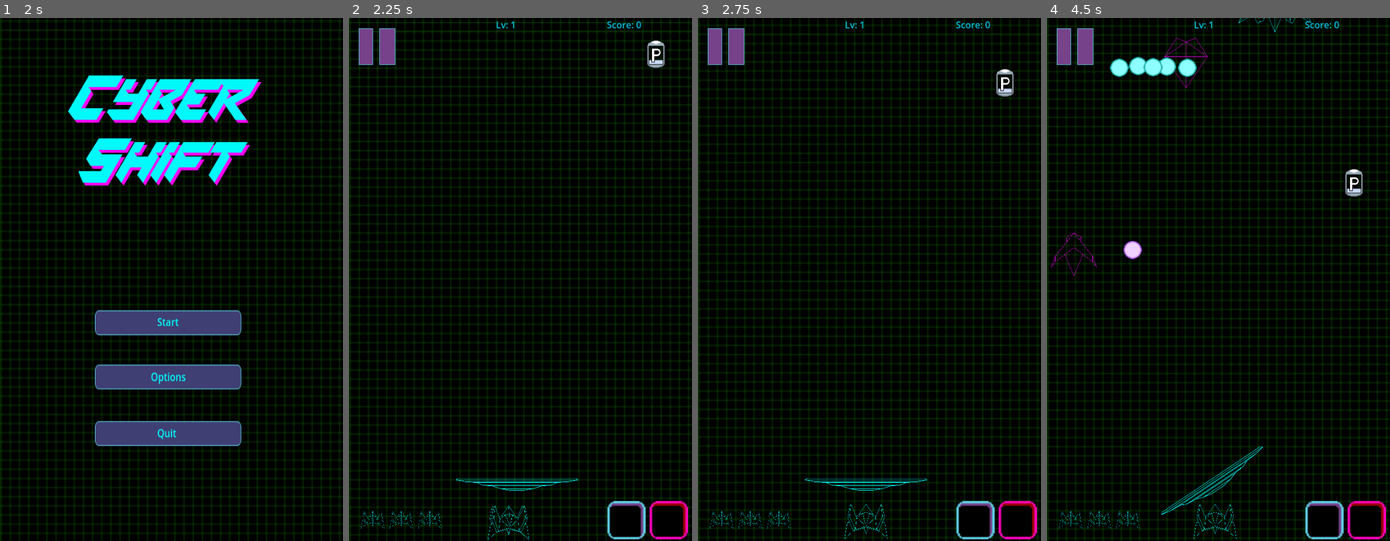
Above: before the commit, frames 1-4 (left to right).
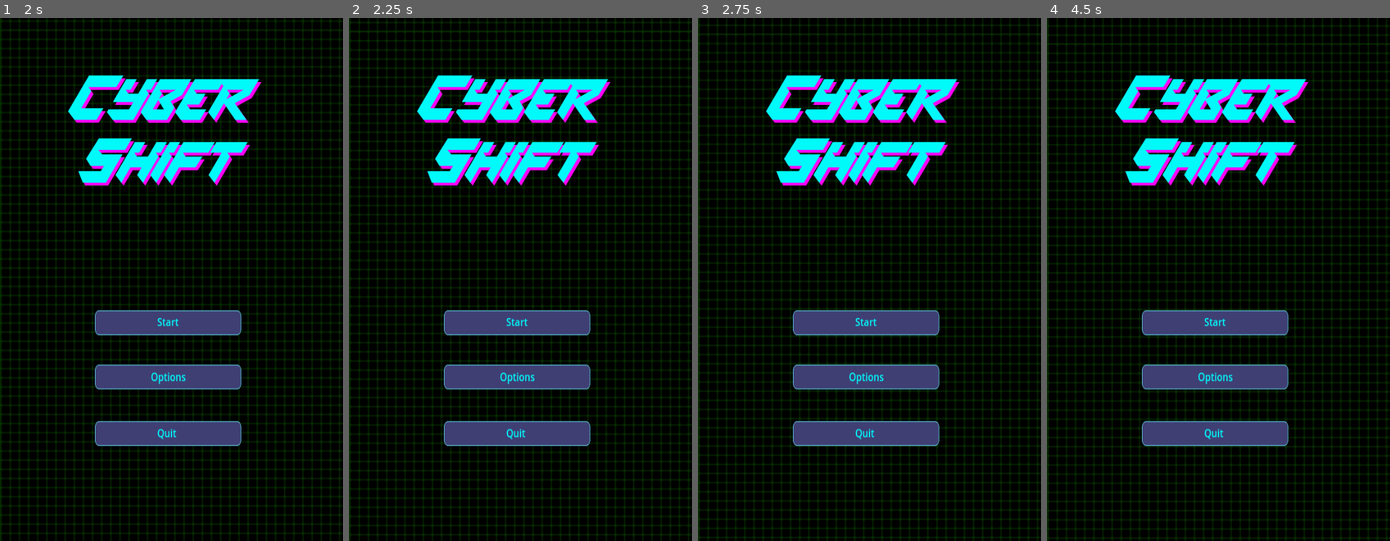
Above: after the commit, the same moments.

Repository: dommie123/Bullet_Hell
Game: Godot game, scene res://nodes/title.tscn
The game is run twice, just before and just after one commit, with the same random seed, the same clock (stepped at 60 frames per second) and the same inputs. Sound files missing from this copy of the repository are replaced by a short silence.
Inputs (mouse positions are in pixels of both pictures, inside the frame that each line leads up to):
- Up to frame 1 (2 s): click "Options" at 0.5 s; click "Back" at 1.25 s
- Up to frame 2 (2.25 s): click "Start" at 2 s
- Up to frame 3 (2.75 s): no input
- Up to frame 4 (4.5 s): click (1215, 326) at 2.75 s, where only the run after the commit has a clickable "Start"; click (1215, 326) at 3.5 s, where only the run after the commit has a clickable "Start"; move the mouse to (1215, 483) at 4.27 s; press the mouse at (1215, 483) at 4.28 s

Frame 1 is identical in both runs. In frame 2, 15% of the frame differs, in the area x 2-99%, y 0-100%; in frame 3, 15%; in frame 4, 16%, in the area x 1-99%, y 0-100%.

Commit message:
SFXs finished!! =D

Diff:
--- a/nodes/player.tscn
+++ b/nodes/player.tscn
@@ -161,6 +161,7 @@
 [node name="AudioStreamPlayer2D" type="AudioStreamPlayer2D" parent="."]
 stream = ExtResource("15_6pw8u")
 volume_db = 15.0
+max_polyphony = 20
 bus = &"Sound Effects"
 
 [node name="SFX_PowerUp" type="AudioStreamPlayer2D" parent="."]
--- a/nodes/title.tscn
+++ b/nodes/title.tscn
@@ -11,6 +11,8 @@
 [ext_resource type="Texture2D" uid="uid://dtydonkxecvho" path="res://assets/UI/CustomSlider.png" id="6_vdesl"]
 [ext_resource type="AudioStream" uid="uid://b6rbi45ry47h7" path="res://assets/Audio/Music/TitleTheme_Edit_1_Export_1.wav" id="7_1u0op"]
 [ext_resource type="Texture2D" uid="uid://dg8efwowr07d8" path="res://assets/UI/CustomSliderHighlighted.png" id="7_6cly8"]
+[ext_resource type="AudioStream" uid="uid://dovx26y8i8cxe" path="res://assets/Audio/SFX/SFX_UI_comfirm.mp3" id="12_wdmif"]
+[ext_resource type="AudioStream" uid="uid://d0qvuh2w12pjr" path="res://assets/Audio/SFX/SFX_UI_move.mp3" id="13_m6vbq"]
 
 [sub_resource type="StyleBoxTexture" id="StyleBoxTexture_qfx6i"]
 texture = ExtResource("6_vdesl")
@@ -315,6 +317,16 @@
 autoplay = true
 bus = &"Music"
 
+[node name="SFX_comfirm" type="AudioStreamPlayer2D" parent="."]
+stream = ExtResource("12_wdmif")
+volume_db = 15.0
+bus = &"Sound Effects"
+
+[node name="SFX_UI_move" type="AudioStreamPlayer2D" parent="."]
+stream = ExtResource("13_m6vbq")
+volume_db = 15.0
+bus = &"Sound Effects"
+
 [connection signal="pressed" from="TitleCanvas/TitleInterface/StartButton" to="." method="_on_start_button_pressed"]
 [connection signal="pressed" from="TitleCanvas/TitleInterface/OptionsButton" to="." method="_on_options_button_pressed"]
 [connection signal="pressed" from="TitleCanvas/TitleInterface/QuitButton" to="." method="_on_quit_button_pressed"]
--- a/scripts/Player.gd
+++ b/scripts/Player.gd
@@ -21,6 +21,7 @@
 @onready var SFX_shift = $SFX_Shift
 @onready var SFX_player_dead = $SFX_player_die
 @onready var SFX_extra_life = $SFX_extra_life
+@onready var reflect_sound: AudioStream = preload("res://assets/Audio/SFX/SFX_reflect_hit.mp3")
 
 enum color {cyan, magenta}#ADDED enumerator used to denote colors throughout the code. Use these when describing a color of enemy, player or bullet
 @export var shipColor : color = color.cyan #what color the ship currently is
@@ -110,9 +111,10 @@
 
 func _on_body_entered(body):
 	# TODO reflect ONLY when color is same as bullet
-	if "Bullet" in body.name:
-		audio_player.play()
-		update_bullet(body)
+	#print(body.name)
+	#if "Bullet" in body.name:
+	play_audio(reflect_sound)
+	update_bullet(body)
 
 
 @export var activate_powerup_callable = func(powerup):
@@ -122,7 +124,7 @@
 	_on_powerup_activate_curse(curse)
 
 @export var _on_bullet_hit = func():
-	audio_player.play()
+	play_audio(reflect_sound)
 	reflect_bullet.emit()
 
 func _on_powerup_activate_powerup(powerup):
@@ -186,6 +188,12 @@
 	deactivate_powerup.emit()
 	deactivate_curse.emit()
 
+func play_audio(stream:AudioStream):
+	print(stream)
+	audio_player._set_playing(false)
+	audio_player.set_stream(stream)
+	audio_player._set_playing(true)
+
 
 func _on_player_ship_lose_life():
 	lives -= 1
--- a/scripts/enemy.gd
+++ b/scripts/enemy.gd
@@ -176,6 +176,7 @@
 		var velocity = Vector2(1, 0)
 		bullet1.linear_velocity = velocity.rotated(direction)
 		SFX_shoot.play()
+		bullet1.name = "Bullet"
 		add_sibling(bullet1)
 	elif currentType == TYPE.GIGABYTE: #5
 		var bullet1 = bullet_scene.instantiate()
@@ -205,6 +206,11 @@
 		bullet4.linear_velocity = velocity.rotated(direction)
 		bullet5.linear_velocity = velocity.rotated(direction)
 		SFX_shoot.play()
+		bullet1.name = "Bullet"
+		bullet2.name = "Bullet"
+		bullet3.name = "Bullet"
+		bullet4.name = "Bullet"
+		bullet5.name = "Bullet"
 		add_sibling(bullet1)
 		add_sibling(bullet2)
 		add_sibling(bullet3)
@@ -224,6 +230,8 @@
 		bullet1.linear_velocity = velocity.rotated(direction)
 		bullet2.linear_velocity = velocity.rotated(direction)
 		SFX_shoot.play()
+		bullet1.name = "Bullet"
+		bullet2.name = "Bullet"
 		add_sibling(bullet1)
 		add_sibling(bullet2)
 
@@ -245,6 +253,9 @@
 		bullet2.linear_velocity = velocity.rotated(direction)
 		bullet3.linear_velocity = velocity.rotated(direction)
 		SFX_shoot.play()
+		bullet1.name = "Bullet"
+		bullet2.name = "Bullet"
+		bullet3.name = "Bullet"
 		add_sibling(bullet1)
 		add_sibling(bullet2)
 		add_sibling(bullet3)
@@ -271,6 +282,10 @@
 		bullet3.linear_velocity = velocity.rotated(direction)
 		bullet4.linear_velocity = velocity.rotated(direction)
 		SFX_shoot.play()
+		bullet1.name = "Bullet"
+		bullet2.name = "Bullet"
+		bullet3.name = "Bullet"
+		bullet4.name = "Bullet"
 		add_sibling(bullet1)
 		add_sibling(bullet2)
 		add_sibling(bullet3)
--- a/scripts/title.gd
+++ b/scripts/title.gd
@@ -2,6 +2,9 @@
 
 @export var bgmName: String
 @export var sfxName: String
+
+@onready var SFX_Comfirm = $SFX_comfirm
+@onready var SFX_move = $SFX_UI_move
 
 var bgmIndex: int
 var sfxIndex: int
@@ -17,19 +20,25 @@
 	$OptionsCanvas/OptionsInterface/SFXVolSlider.set_value_no_signal(db_to_linear(sfxVolume))
 
 func _on_start_button_pressed():
+	SFX_Comfirm.play()
+	await SFX_Comfirm.finished
 	get_tree().change_scene_to_file("res://nodes/main.tscn")
 
 
 func _on_quit_button_pressed():
+	SFX_move.play()
+	await SFX_move.finished
 	get_tree().quit()
 
 
 func _on_options_button_pressed():
+	SFX_move.play()
 	$TitleCanvas.visible = false
 	$OptionsCanvas.visible = true
 
 
 func _on_back_button_pressed():
+	SFX_move.play()
 	$TitleCanvas.visible = true
 	$OptionsCanvas.visible = false
 
Not shown: 1 places in nodes/bullet.tscn that only renumber resources
Not shown: 1 places in nodes/title.tscn that only renumber resources
